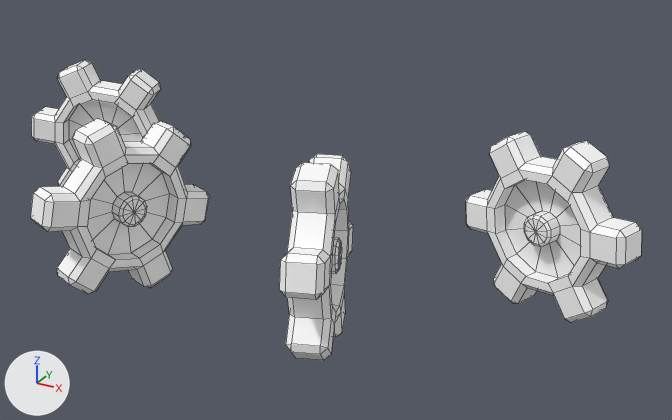
Before and after pictures for a commit that changed the FBX model Assets/Animations/Environment/00 - Tutorial/AxeRuins.fbx.
Rendered twice from a 50 mm lens placed at (27.9, -41.3, 25.3), pointed at (4.3, 1.5, 3.9). Lighting does not change. The marker at lower left points along +X, +Y and +Z. Both versions are drawn at frame 13 of the action 'Idle'; the numbers are the values there. Mesh edges are drawn as thin lines.

In view in the first picture: 'Cog_1', 'Cog_2', 'Cog_3', 'Cog_4'.
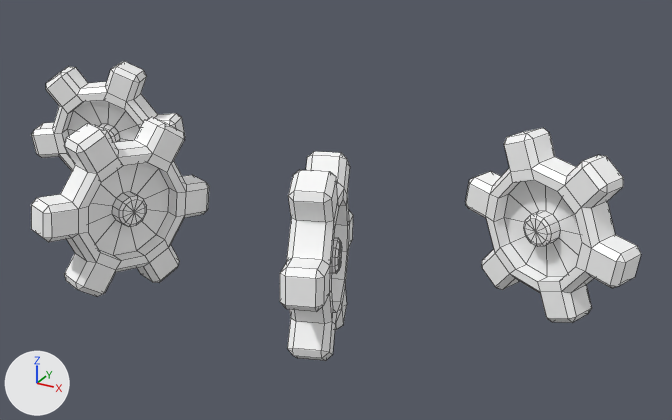
Commit message: Updated AxeRuins animation as per Jon's feedback.

What differs and where, as boxes [x1, y1, x2, y2] in the pictures (672 x 420 px):
```json
{"object": "Cog_4", "change": "turned", "before": [466, 131, 642, 323], "after": [465, 128, 641, 323]}
{"object": "Cog_2", "change": "turned", "before": [30, 118, 210, 294], "after": [31, 117, 209, 297]}
{"object": "Cog_3", "change": "turned", "before": [279, 154, 353, 360], "after": [280, 151, 353, 361]}
{"object": "Cog_1", "change": "turned", "before": [31, 60, 184, 186], "after": [31, 61, 185, 171]}
```

Edits to the scene script, one JSON object a line:
```json
{"op": "set", "path": "ob_cog_2.rotation_euler", "old": "(0.481, 0.739, -1.233)", "new": "(2.389, 1.047, 0.89)", "note": "degrees (28, 42, -71) -> degrees (137, 60, 51)"}
{"op": "set", "path": "ob_cog_3.rotation_euler", "old": "(-0.481, 0.739, -1.909)", "new": "(0.752, 2.095, -0.89)", "note": "degrees (-28, 42, -109) -> degrees (43, 120, -51)"}
{"op": "set", "path": "ob_cog_1.rotation_euler", "old": "(1.711, 0.321, 0.422)", "new": "(-1.43, -2.821, -0.422)", "note": "degrees (98, 18, 24) -> degrees (-82, -162, -24)"}
{"op": "set", "path": "ob_cog_4.rotation_euler", "old": "(1.43, 2.821, -0.422)", "new": "(-1.711, -0.321, 0.422)", "note": "degrees (82, 162, -24) -> degrees (-98, -18, 24)"}
```
